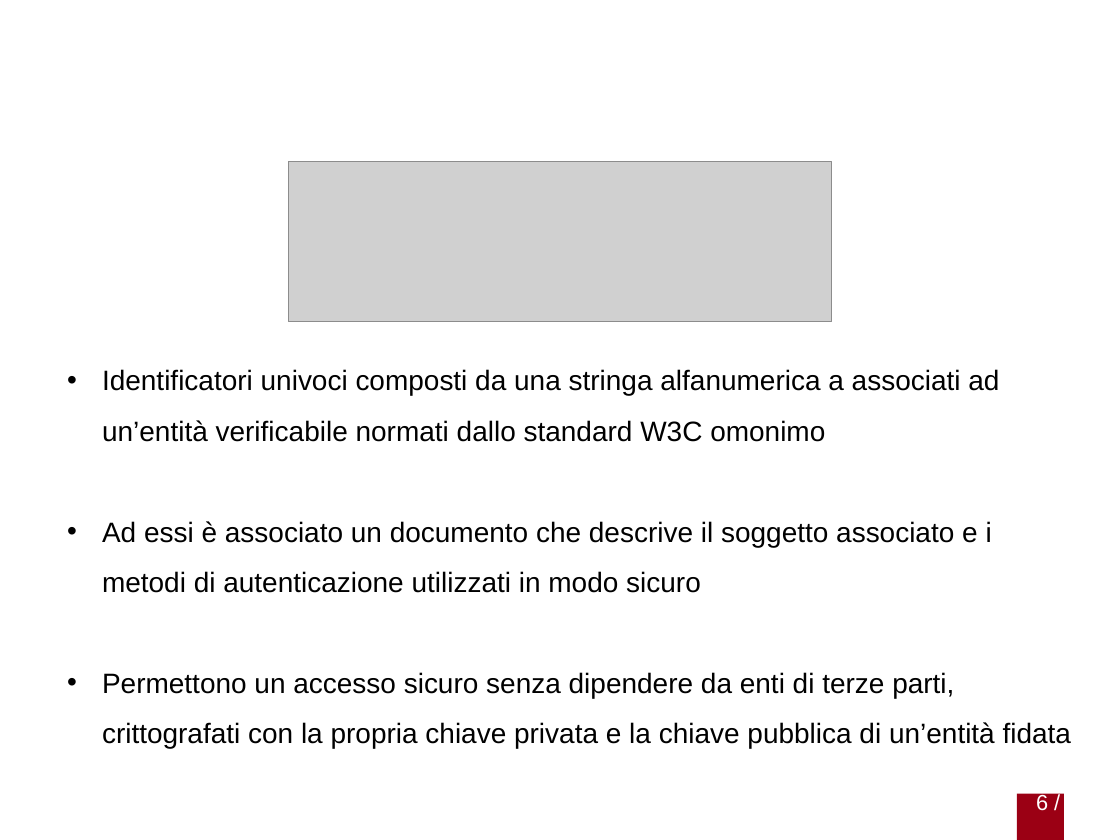
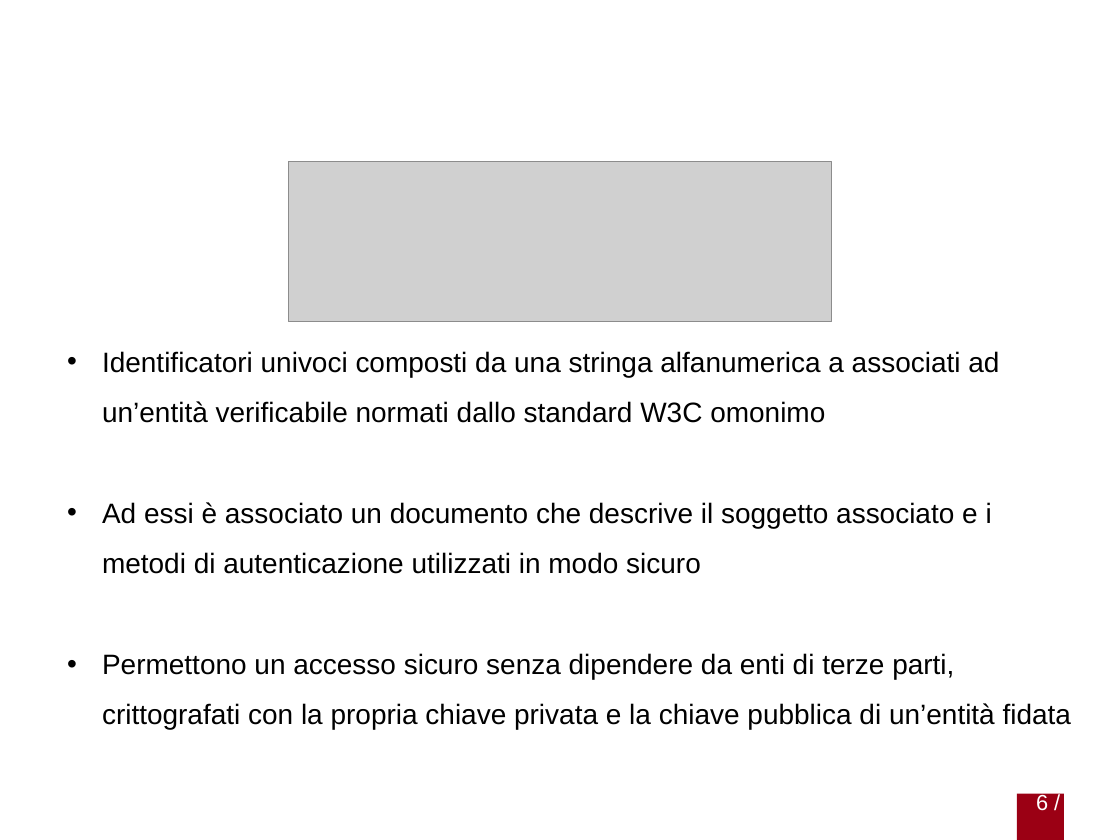
Before and after one commit to gabrielrovesti/Stage-e-Tesi-Triennale-UniPD, a slide deck: slide 6 of Presentazione/Presentazione Gabriel Rovesti.pptx. Drawn at 1120x840 pixels with LibreOffice and Linux fonts; fonts in the diff are those of the drawing; grey boxes stand for pictures; background and template pictures are left out. Boxes give left, top, right and bottom in pixels: in the first picture for what was removed or moved away, otherwise in the second. Text is boxed around its words. In the diff, an @@ line names an element or a change of style, - is before the commit and + after.

```diff
--- a/Presentazione/Presentazione Gabriel Rovesti.pptx
+++ b/Presentazione/Presentazione Gabriel Rovesti.pptx
@@ text "Identificatori univoci composti da una ...": place and size @@
-text "Identificatori univoci composti da una ..." at bbox=[102, 369, 1071, 748]
+text "Identificatori univoci composti da una ..." at bbox=[102, 351, 1071, 730]
```
Also in this commit, not shown: 10 other slides changed, 2 other files.
